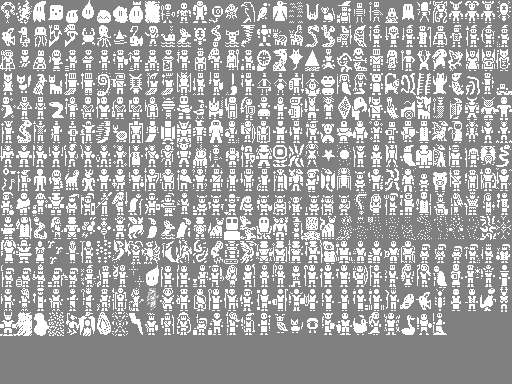
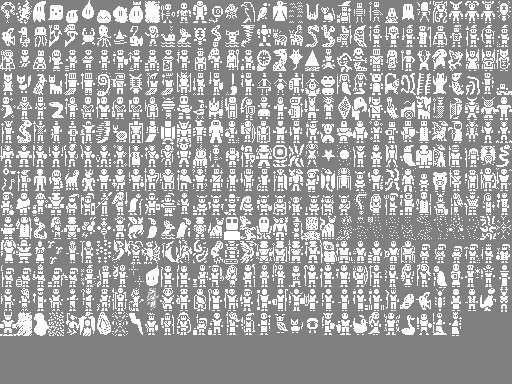
Revision of a layered 512x384 image; what changed, layer by layer:
painted on "creature_sprites.png" over [449, 312, 462, 336]
